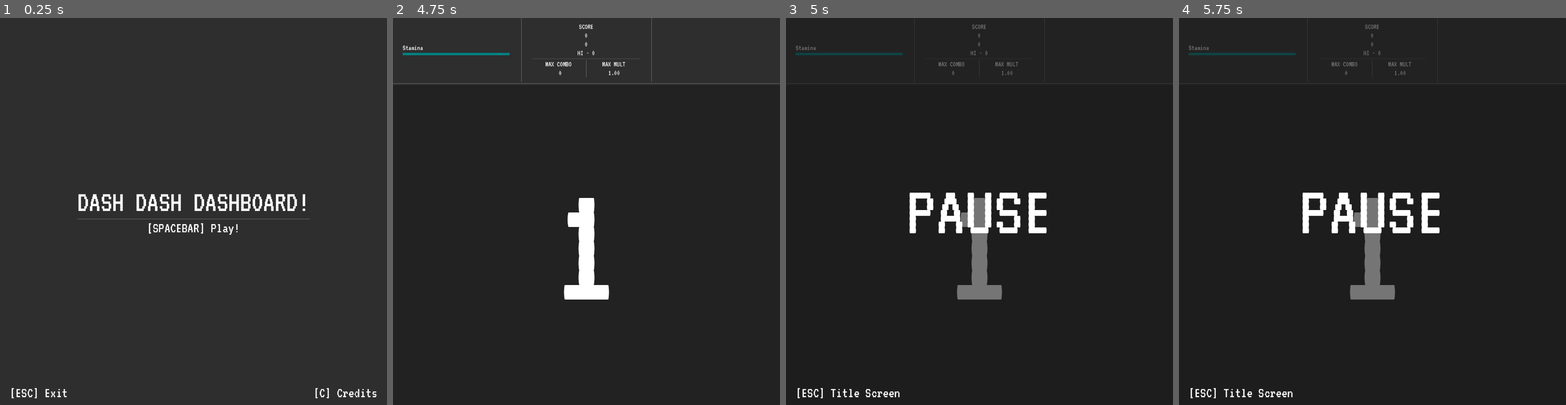
Above: before the commit, frames 1-4 (left to right).
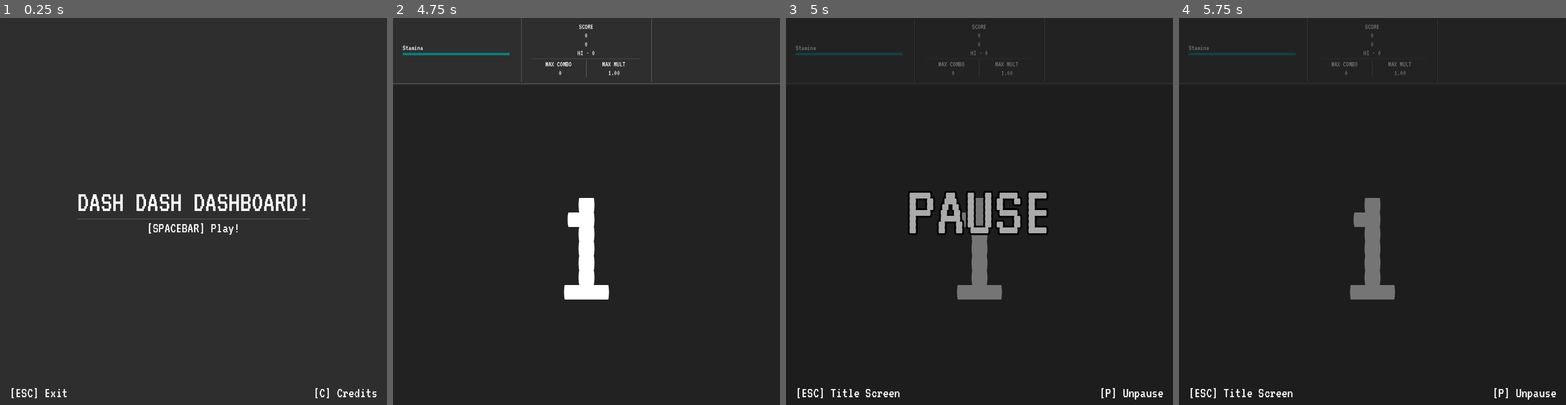
Above: after the commit, the same moments.

Repository: pyramid-seph/dash_dash_dashboard
Game: Godot game, scene res://scenes/Game.tscn
The game is run twice, just before and just after one commit, with the same random seed, the same clock (stepped at 60 frames per second) and the same inputs.
Inputs:
- Up to frame 1 (0.25 s): no input
- Up to frame 2 (4.75 s): tap Enter at 0.5 s; hold Space (accept) 0.53-1.28 s; tap Space (accept) at 1.35, 2, 2.3, 2.75, 2.85, 3.5, 4.55 s; hold C (show_credits) 2.03-2.78 s; hold Space (accept) 3.53-4.28 s; tap Escape (cancel) at 4.15 s; tap C (show_credits) at 4.35 s
- Up to frame 3 (5 s): tap P (pause) at 4.9 s
- Up to frame 4 (5.75 s): hold Space (accept) from 5.03 s (still down)

Frames 1-2 are identical in both runs. In frame 3, 2.9% of the frame differs, in the area x 31-98%, y 44-99%; in frame 4, 1.9%.

Commit message:
Animate pause screen

Diff:
--- a/scenes/GameplayGui.tscn
+++ b/scenes/GameplayGui.tscn
@@ -21,6 +21,7 @@
 [ext_resource type="AudioStream" uid="uid://bck3jyehordkk" path="res://assets/sfx/tick.wav" id="17_2qlkh"]
 [ext_resource type="AudioStream" uid="uid://q0k7b2htu8oa" path="res://assets/sfx/bang.wav" id="18_xal8g"]
 [ext_resource type="AudioStream" uid="uid://bwq1c36gcxfgs" path="res://assets/sfx/pew.wav" id="19_0kxr8"]
+[ext_resource type="Script" path="res://scenes/PausePanel.gd" id="20_msmmv"]
 
 [node name="GameplayGui" type="Control"]
 layout_mode = 3
@@ -34,7 +35,6 @@
 
 [node name="TitleScreen" type="PanelContainer" parent="."]
 visible = false
-layout_mode = 1
 anchors_preset = 15
 anchor_right = 1.0
 anchor_bottom = 1.0
@@ -42,48 +42,65 @@
 grow_vertical = 2
 
 [node name="MarginContainer" type="MarginContainer" parent="TitleScreen"]
-layout_mode = 2
+offset_right = 1280.0
+offset_bottom = 1280.0
 theme_override_constants/margin_left = 32
 theme_override_constants/margin_top = 16
 theme_override_constants/margin_right = 32
 theme_override_constants/margin_bottom = 16
 
 [node name="CenterContainer" type="CenterContainer" parent="TitleScreen/MarginContainer"]
-layout_mode = 2
+offset_left = 32.0
+offset_top = 16.0
+offset_right = 1248.0
+offset_bottom = 1264.0
 
 [node name="VBoxContainer" type="VBoxContainer" parent="TitleScreen/MarginContainer/CenterContainer"]
-layout_mode = 2
+offset_left = 228.0
+offset_top = 542.0
+offset_right = 988.0
+offset_bottom = 706.0
 
 [node name="TitleLabel" type="Label" parent="TitleScreen/MarginContainer/CenterContainer/VBoxContainer"]
-layout_mode = 2
+offset_right = 760.0
+offset_bottom = 100.0
 theme_override_font_sizes/font_size = 96
 text = "DASH DASH DASHBOARD!"
 horizontal_alignment = 1
 
 [node name="HSeparator" type="HSeparator" parent="TitleScreen/MarginContainer/CenterContainer/VBoxContainer"]
-layout_mode = 2
+offset_top = 104.0
+offset_right = 760.0
+offset_bottom = 108.0
 
 [node name="PlayLabel" type="Label" parent="TitleScreen/MarginContainer/CenterContainer/VBoxContainer"]
-layout_mode = 2
+offset_top = 112.0
+offset_right = 760.0
+offset_bottom = 164.0
 text = "[SPACEBAR] Play!"
 horizontal_alignment = 1
 
 [node name="ExitLabel" type="Label" parent="TitleScreen/MarginContainer"]
-layout_mode = 2
+offset_left = 32.0
+offset_top = 1212.0
+offset_right = 222.0
+offset_bottom = 1264.0
 size_flags_horizontal = 0
 size_flags_vertical = 8
 text = "[ESC] Exit"
 script = ExtResource("3_0p3qk")
 
 [node name="CreditsRollLabel" type="Label" parent="TitleScreen/MarginContainer"]
-layout_mode = 2
+offset_left = 1039.0
+offset_top = 1212.0
+offset_right = 1248.0
+offset_bottom = 1264.0
 size_flags_horizontal = 8
 size_flags_vertical = 8
 text = "[C] Credits"
 
 [node name="GameContainer" type="PanelContainer" parent="."]
 visible = false
-layout_mode = 1
 anchors_preset = 15
 anchor_right = 1.0
 anchor_bottom = 1.0
@@ -91,15 +108,12 @@
 grow_vertical = 2
 
 [node name="VBoxContainer" type="VBoxContainer" parent="GameContainer"]
-layout_mode = 2
 
 [node name="HUD" type="HBoxContainer" parent="GameContainer/VBoxContainer"]
-layout_mode = 2
 size_flags_vertical = 0
 alignment = 1
 
 [node name="MarginContainer" type="MarginContainer" parent="GameContainer/VBoxContainer/HUD"]
-layout_mode = 2
 size_flags_horizontal = 3
 theme_override_constants/margin_left = 32
 theme_override_constants/margin_top = 16
@@ -108,14 +122,15 @@
 
 [node name="StaminaTimer" parent="GameContainer/VBoxContainer/HUD/MarginContainer" instance=ExtResource("2_0eg3r")]
 unique_name_in_owner = true
-layout_mode = 2
+offset_left = 32.0
+offset_top = 16.0
+offset_right = 102.0
+offset_bottom = 56.0
 size_flags_horizontal = 3
 
 [node name="VSeparator" type="VSeparator" parent="GameContainer/VBoxContainer/HUD"]
-layout_mode = 2
 
 [node name="MarginContainer2" type="MarginContainer" parent="GameContainer/VBoxContainer/HUD"]
-layout_mode = 2
 size_flags_horizontal = 3
 theme_override_constants/margin_left = 32
 theme_override_constants/margin_top = 16
@@ -124,14 +139,15 @@
 
 [node name="ScorePanel" parent="GameContainer/VBoxContainer/HUD/MarginContainer2" instance=ExtResource("3_6jtmv")]
 unique_name_in_owner = true
-layout_mode = 2
+offset_left = 32.0
+offset_top = 16.0
+offset_right = 214.0
+offset_bottom = 212.0
 size_flags_horizontal = 3
 
 [node name="VSeparator2" type="VSeparator" parent="GameContainer/VBoxContainer/HUD"]
-layout_mode = 2
 
 [node name="MarginContainer3" type="MarginContainer" parent="GameContainer/VBoxContainer/HUD"]
-layout_mode = 2
 size_flags_horizontal = 3
 theme_override_constants/margin_left = 32
 theme_override_constants/margin_top = 16
@@ -140,26 +156,27 @@
 
 [node name="RequestComboCounter" parent="GameContainer/VBoxContainer/HUD/MarginContainer3" instance=ExtResource("3_fqvos")]
 unique_name_in_owner = true
-layout_mode = 2
+anchors_preset = 0
+anchor_right = 0.0
+offset_left = 32.0
+offset_top = -20.0
+offset_right = 32.0
+offset_bottom = 52.0
 size_flags_horizontal = 3
 size_flags_vertical = 4
 
 [node name="HSeparator" type="HSeparator" parent="GameContainer/VBoxContainer"]
-layout_mode = 2
 
 [node name="Control" type="PanelContainer" parent="GameContainer/VBoxContainer"]
-layout_mode = 2
 size_flags_vertical = 3
 
 [node name="ChallengeContainer" type="VBoxContainer" parent="GameContainer/VBoxContainer/Control"]
 unique_name_in_owner = true
 visible = false
-layout_mode = 2
 size_flags_horizontal = 3
 
 [node name="ChallengeTabs" type="TabContainer" parent="GameContainer/VBoxContainer/Control/ChallengeContainer"]
 unique_name_in_owner = true
-layout_mode = 2
 size_flags_horizontal = 3
 size_flags_vertical = 3
 theme_override_font_sizes/font_size = 64
@@ -168,12 +185,14 @@
 
 [node name="UserDataTab" type="HBoxContainer" parent="GameContainer/VBoxContainer/Control/ChallengeContainer/ChallengeTabs"]
 unique_name_in_owner = true
-layout_mode = 2
+anchors_preset = 15
+anchor_right = 1.0
+anchor_bottom = 1.0
+offset_top = 73.0
 script = ExtResource("3_g15n0")
 title = "User provided data"
 
 [node name="MarginContainer" type="MarginContainer" parent="GameContainer/VBoxContainer/Control/ChallengeContainer/ChallengeTabs/UserDataTab"]
-layout_mode = 2
 size_flags_horizontal = 3
 theme_override_constants/margin_left = 32
 theme_override_constants/margin_top = 16
@@ -181,34 +200,32 @@
 theme_override_constants/margin_bottom = 16
 
 [node name="VBoxContainer" type="VBoxContainer" parent="GameContainer/VBoxContainer/Control/ChallengeContainer/ChallengeTabs/UserDataTab/MarginContainer"]
-layout_mode = 2
+offset_left = 32.0
+offset_top = 16.0
+offset_right = 396.0
+offset_bottom = 172.0
 
 [node name="FullName" type="Label" parent="GameContainer/VBoxContainer/Control/ChallengeContainer/ChallengeTabs/UserDataTab/MarginContainer/VBoxContainer"]
-layout_mode = 2
 size_flags_vertical = 6
 theme_override_font_sizes/font_size = 32
 text = "Name: My othercool full name"
 
 [node name="Age" type="Label" parent="GameContainer/VBoxContainer/Control/ChallengeContainer/ChallengeTabs/UserDataTab/MarginContainer/VBoxContainer"]
-layout_mode = 2
 size_flags_vertical = 6
 theme_override_font_sizes/font_size = 32
 text = "Age: My Cool Age"
 
 [node name="Address" type="Label" parent="GameContainer/VBoxContainer/Control/ChallengeContainer/ChallengeTabs/UserDataTab/MarginContainer/VBoxContainer"]
-layout_mode = 2
 size_flags_vertical = 6
 theme_override_font_sizes/font_size = 32
 text = "Address My Cool Address"
 
 [node name="Curp" type="Label" parent="GameContainer/VBoxContainer/Control/ChallengeContainer/ChallengeTabs/UserDataTab/MarginContainer/VBoxContainer"]
-layout_mode = 2
 size_flags_vertical = 6
 theme_override_font_sizes/font_size = 32
 text = "Address My Cool Address"
 
 [node name="MarginContainer2" type="MarginContainer" parent="GameContainer/VBoxContainer/Control/ChallengeContainer/ChallengeTabs/UserDataTab"]
-layout_mode = 2
 size_flags_horizontal = 3
 theme_override_constants/margin_left = 32
 theme_override_constants/margin_top = 16
@@ -216,31 +233,33 @@
 theme_override_constants/margin_bottom = 16
 
 [node name="PersonImage" parent="GameContainer/VBoxContainer/Control/ChallengeContainer/ChallengeTabs/UserDataTab/MarginContainer2" instance=ExtResource("3_vdsu5")]
-layout_mode = 2
+anchors_preset = 0
+anchor_right = 0.0
+anchor_bottom = 0.0
+offset_left = 32.0
+offset_top = 16.0
+offset_right = 512.0
+offset_bottom = 496.0
 size_flags_horizontal = 3
 size_flags_vertical = 1
 
 [node name="ProofOfLifeTab" type="VBoxContainer" parent="GameContainer/VBoxContainer/Control/ChallengeContainer/ChallengeTabs"]
 unique_name_in_owner = true
 visible = false
-layout_mode = 2
 script = ExtResource("4_1il7u")
 title = "Life proof data"
 
 [node name="PersonImage" parent="GameContainer/VBoxContainer/Control/ChallengeContainer/ChallengeTabs/ProofOfLifeTab" instance=ExtResource("3_vdsu5")]
-layout_mode = 2
 size_flags_horizontal = 1
 size_flags_vertical = 3
 
 [node name="CurpQueryTab" type="HBoxContainer" parent="GameContainer/VBoxContainer/Control/ChallengeContainer/ChallengeTabs"]
 unique_name_in_owner = true
 visible = false
-layout_mode = 2
 script = ExtResource("2_kph81")
 title = "XCrash data"
 
 [node name="MarginContainer" type="MarginContainer" parent="GameContainer/VBoxContainer/Control/ChallengeContainer/ChallengeTabs/CurpQueryTab"]
-layout_mode = 2
 size_flags_horizontal = 3
 theme_override_constants/margin_left = 32
 theme_override_constants/margin_top = 16
@@ -248,43 +267,39 @@
 theme_override_constants/margin_bottom = 16
 
 [node name="VBoxContainer" type="VBoxContainer" parent="GameContainer/VBoxContainer/Control/ChallengeContainer/ChallengeTabs/CurpQueryTab/MarginContainer"]
-layout_mode = 2
+offset_left = 32.0
+offset_top = 16.0
+offset_right = 396.0
+offset_bottom = 172.0
 
 [node name="FullName" type="Label" parent="GameContainer/VBoxContainer/Control/ChallengeContainer/ChallengeTabs/CurpQueryTab/MarginContainer/VBoxContainer"]
-layout_mode = 2
 size_flags_vertical = 6
 theme_override_font_sizes/font_size = 32
 text = "Name: My othercool full name"
 
 [node name="Age" type="Label" parent="GameContainer/VBoxContainer/Control/ChallengeContainer/ChallengeTabs/CurpQueryTab/MarginContainer/VBoxContainer"]
-layout_mode = 2
 size_flags_vertical = 6
 theme_override_font_sizes/font_size = 32
 text = "Age: My Cool Age"
 
 [node name="Address" type="Label" parent="GameContainer/VBoxContainer/Control/ChallengeContainer/ChallengeTabs/CurpQueryTab/MarginContainer/VBoxContainer"]
-layout_mode = 2
 size_flags_vertical = 6
 theme_override_font_sizes/font_size = 32
 text = "Address My Cool Address"
 
 [node name="Curp" type="Label" parent="GameContainer/VBoxContainer/Control/ChallengeContainer/ChallengeTabs/CurpQueryTab/MarginContainer/VBoxContainer"]
-layout_mode = 2
 size_flags_vertical = 6
 theme_override_font_sizes/font_size = 32
 text = "Address My Cool Address"
 
 [node name="CommitmentButtons" type="HBoxContainer" parent="GameContainer/VBoxContainer/Control/ChallengeContainer"]
-layout_mode = 2
 
 [node name="RejectButton" type="Button" parent="GameContainer/VBoxContainer/Control/ChallengeContainer/CommitmentButtons"]
-layout_mode = 2
 size_flags_horizontal = 3
 theme_override_font_sizes/font_size = 112
 text = "Reject"
 
 [node name="AcceptButton" type="Button" parent="GameContainer/VBoxContainer/Control/ChallengeContainer/CommitmentButtons"]
-layout_mode = 2
 size_flags_horizontal = 3
 theme_override_font_sizes/font_size = 112
 text = "Accept
@@ -293,17 +308,16 @@
 [node name="LoadingNextChallenge" type="CenterContainer" parent="GameContainer/VBoxContainer/Control"]
 unique_name_in_owner = true
 visible = false
-layout_mode = 2
 script = ExtResource("11_cex2j")
 correct_guess_sfx = ExtResource("12_vrfav")
 wrong_guess_sfx = ExtResource("13_wrg3o")
 
 [node name="VBoxContainer" type="VBoxContainer" parent="GameContainer/VBoxContainer/Control/LoadingNextChallenge"]
-layout_mode = 2
+offset_right = 171.0
+offset_bottom = 64.0
 
 [node name="ResultLabel" type="Label" parent="GameContainer/VBoxContainer/Control/LoadingNextChallenge/VBoxContainer"]
 unique_name_in_owner = true
-layout_mode = 2
 size_flags_horizontal = 4
 text = "Ready?..."
 horizontal_alignment = 1
@@ -311,7 +325,6 @@
 [node name="TimerBar" parent="GameContainer/VBoxContainer/Control/LoadingNextChallenge/VBoxContainer" instance=ExtResource("11_xp18w")]
 unique_name_in_owner = true
 custom_minimum_size = Vector2(100, 8)
-layout_mode = 2
 size_flags_horizontal = 4
 step = 0.0
 value = 100.0
@@ -325,13 +338,13 @@
 [node name="StartDelayContainer" type="CenterContainer" parent="GameContainer/VBoxContainer/Control"]
 unique_name_in_owner = true
 visible = false
-layout_mode = 2
 script = ExtResource("13_vkelh")
 tick_sfx = ExtResource("17_2qlkh")
 bang_sfx = ExtResource("18_xal8g")
 
 [node name="DelayLabel" type="Label" parent="GameContainer/VBoxContainer/Control/StartDelayContainer"]
-layout_mode = 2
+offset_right = 240.0
+offset_bottom = 603.0
 theme_override_font_sizes/font_size = 600
 text = "3"
 
@@ -341,37 +354,57 @@
 [node name="PausePanel" type="PanelContainer" parent="."]
 process_mode = 3
 visible = false
-layout_mode = 1
-anchors_preset = 15
-anchor_right = 1.0
-anchor_bottom = 1.0
-grow_horizontal = 2
-grow_vertical = 2
+anchors_preset = 15
+anchor_right = 1.0
+anchor_bottom = 1.0
+grow_horizontal = 2
+grow_vertical = 2
+script = ExtResource("20_msmmv")
 
 [node name="MarginContainer" type="MarginContainer" parent="PausePanel"]
-layout_mode = 2
-theme_override_constants/margin_left = 32
-theme_override_constants/margin_top = 16
-theme_override_constants/margin_right = 32
-theme_override_constants/margin_bottom = 16
-
-[node name="Pause" type="Label" parent="PausePanel/MarginContainer"]
-layout_mode = 2
+theme_override_constants/margin_left = 32
+theme_override_constants/margin_top = 16
+theme_override_constants/margin_right = 32
+theme_override_constants/margin_bottom = 16
+
+[node name="PauseLabel" type="Label" parent="PausePanel/MarginContainer"]
+unique_name_in_owner = true
+offset_left = 32.0
+offset_top = 16.0
+offset_right = 512.0
+offset_bottom = 259.0
+theme_override_colors/font_color = Color(0.666667, 0.666667, 0.666667, 1)
+theme_override_colors/font_shadow_color = Color(0, 0, 0, 1)
+theme_override_colors/font_outline_color = Color(0, 0, 0, 1)
+theme_override_constants/outline_size = 24
 theme_override_font_sizes/font_size = 240
 text = "PAUSE"
 horizontal_alignment = 1
 vertical_alignment = 1
 
-[node name="Exit" type="Label" parent="PausePanel/MarginContainer"]
-layout_mode = 2
+[node name="ExitLabel" type="Label" parent="PausePanel/MarginContainer"]
+offset_left = 32.0
+offset_top = 207.0
+offset_right = 374.0
+offset_bottom = 259.0
 size_flags_horizontal = 0
 size_flags_vertical = 8
 text = "[ESC] Title Screen"
+
+[node name="ContinueLabel" type="Label" parent="PausePanel/MarginContainer"]
+offset_left = 303.0
+offset_top = 207.0
+offset_right = 512.0
+offset_bottom = 259.0
+size_flags_horizontal = 8
+size_flags_vertical = 8
+text = "[P] Unpause"
+
+[node name="Timer" type="Timer" parent="PausePanel"]
 
 [node name="GameOverResults" type="PanelContainer" parent="."]
 process_mode = 3
 visible = false
-layout_mode = 1
 anchors_preset = 15
 anchor_right = 1.0
 anchor_bottom = 1.0
@@ -381,19 +414,20 @@
 stamina_depleted_sfx = ExtResource("19_0kxr8")
 
 [node name="MarginContainer" type="MarginContainer" parent="GameOverResults"]
-layout_mode = 2
 theme_override_constants/margin_left = 32
 theme_override_constants/margin_top = 16
 theme_override_constants/margin_right = 32
 theme_override_constants/margin_bottom = 16
 
 [node name="VBoxContainer" type="VBoxContainer" parent="GameOverResults/MarginContainer"]
-layout_mode = 2
+offset_left = 32.0
+offset_top = 16.0
+offset_right = 792.0
+offset_bottom = 340.0
 size_flags_horizontal = 4
 size_flags_vertical = 4
 
 [node name="GameOver" type="Label" parent="GameOverResults/MarginContainer/VBoxContainer"]
-layout_mode = 2
 theme_override_font_sizes/font_size = 96
 text = "IT'S GAME OVER, MAN!"
 horizontal_alignment = 1
@@ -401,39 +435,40 @@
 
 [node name="MaxCombo" type="Label" parent="GameOverResults/MarginContainer/VBoxContainer"]
 unique_name_in_owner = true
-layout_mode = 2
 text = "100"
 
 [node name="MaxMultiplier" type="Label" parent="GameOverResults/MarginContainer/VBoxContainer"]
 unique_name_in_owner = true
-layout_mode = 2
 text = "1.50"
 
 [node name="BonusPoints" type="Label" parent="GameOverResults/MarginContainer/VBoxContainer"]
 unique_name_in_owner = true
-layout_mode = 2
 text = "Bonus! 999"
 
 [node name="TotalScore" type="Label" parent="GameOverResults/MarginContainer/VBoxContainer"]
 unique_name_in_owner = true
-layout_mode = 2
 text = "99999"
 
 [node name="TryAgainLabel" type="Label" parent="GameOverResults/MarginContainer"]
-layout_mode = 2
+offset_left = 393.0
+offset_top = 288.0
+offset_right = 792.0
+offset_bottom = 340.0
 size_flags_horizontal = 8
 size_flags_vertical = 8
 text = "[SPACEBAR] Try again!"
 
 [node name="ToTitleScreenLabel" type="Label" parent="GameOverResults/MarginContainer"]
-layout_mode = 2
+offset_left = 32.0
+offset_top = 288.0
+offset_right = 374.0
+offset_bottom = 340.0
 size_flags_horizontal = 0
 size_flags_vertical = 8
 text = "[ESC] Title screen"
 
 [node name="QuotePanel" type="PanelContainer" parent="."]
 visible = false
-layout_mode = 1
 anchors_preset = 15
 anchor_right = 1.0
 anchor_bottom = 1.0
@@ -441,14 +476,16 @@
 grow_vertical = 2
 
 [node name="MarginContainer" type="MarginContainer" parent="QuotePanel"]
-layout_mode = 2
 theme_override_constants/margin_left = 32
 theme_override_constants/margin_top = 16
 theme_override_constants/margin_right = 32
 theme_override_constants/margin_bottom = 16
 
 [node name="Label" type="RichTextLabel" parent="QuotePanel/MarginContainer"]
-layout_mode = 2
+offset_left = 32.0
+offset_top = 16.0
+offset_right = 431.0
+offset_bottom = 294.0
 size_flags_vertical = 4
 bbcode_enabled = true
 text = "[p align=center][font size=48]\"Playing a game is the voluntary attempt to overcome unnecessary obstacles.\"[/font][/p]
@@ -456,14 +493,16 @@
 fit_content_height = true
 
 [node name="StartGameLabel" type="Label" parent="QuotePanel/MarginContainer"]
-layout_mode = 2
+offset_left = 32.0
+offset_top = 242.0
+offset_right = 431.0
+offset_bottom = 294.0
 size_flags_horizontal = 8
 size_flags_vertical = 8
 text = "[SPACEBAR] Start game"
 
 [node name="IntructionsPanel" type="PanelContainer" parent="."]
 visible = false
-layout_mode = 1
 anchors_preset = 15
 anchor_right = 1.0
 anchor_bottom = 1.0
@@ -471,14 +510,16 @@
 grow_vertical = 2
 
 [node name="MarginContainer" type="MarginContainer" parent="IntructionsPanel"]
-layout_mode = 2
 theme_override_constants/margin_left = 32
 theme_override_constants/margin_top = 16
 theme_override_constants/margin_right = 32
 theme_override_constants/margin_bottom = 16
 
 [node name="Label" type="RichTextLabel" parent="IntructionsPanel/MarginContainer"]
-layout_mode = 2
+offset_left = 32.0
+offset_top = 16.0
+offset_right = 279.0
+offset_bottom = 68.0
 bbcode_enabled = true
 text = "[p align=center][font size=80]Instructions:[/font][/p]
 [font size=48]
@@ -498,14 +539,16 @@
 [/font]"
 
 [node name="ExitLabel" type="Label" parent="IntructionsPanel/MarginContainer"]
-layout_mode = 2
+offset_left = 32.0
+offset_top = 16.0
+offset_right = 279.0
+offset_bottom = 68.0
 size_flags_horizontal = 8
 size_flags_vertical = 8
 text = "[SPACEBAR] OK"
 
 [node name="CreditsContainer" type="PanelContainer" parent="."]
 visible = false
-layout_mode = 1
 anchors_preset = 15
 anchor_right = 1.0
 anchor_bottom = 1.0
@@ -513,14 +556,18 @@
 grow_vertical = 2
 
 [node name="MarginContainer" type="MarginContainer" parent="CreditsContainer"]
-layout_mode = 2
+offset_right = 1280.0
+offset_bottom = 1280.0
 theme_override_constants/margin_left = 32
 theme_override_constants/margin_top = 16
 theme_override_constants/margin_right = 32
 theme_override_constants/margin_bottom = 16
 
 [node name="RichTextLabel" type="RichTextLabel" parent="CreditsContainer/MarginContainer"]
-layout_mode = 2
+offset_left = 32.0
+offset_top = 16.0
+offset_right = 1248.0
+offset_bottom = 1264.0
 bbcode_enabled = true
 text = "[p align=center][font size=64]— Credits —[/font][/p]
 
@@ -547,7 +594,10 @@
 shortcut_keys_enabled = false
 
 [node name="StartGameLabel" type="Label" parent="CreditsContainer/MarginContainer"]
-layout_mode = 2
+offset_left = 32.0
+offset_top = 1212.0
+offset_right = 374.0
+offset_bottom = 1264.0
 size_flags_horizontal = 0
 size_flags_vertical = 8
 text = "[ESC] Title Screen"
@@ -557,3 +607,5 @@
 [connection signal="timeout" from="GameContainer/VBoxContainer/Control/LoadingNextChallenge" to="." method="_on_loading_next_challenge_timeout"]
 [connection signal="timeout" from="GameContainer/VBoxContainer/Control/LoadingNextChallenge/VBoxContainer/TimerBar" to="GameContainer/VBoxContainer/Control/LoadingNextChallenge" method="_on_timer_bar_timeout"]
 [connection signal="timeout" from="GameContainer/VBoxContainer/Control/StartDelayContainer/DelayLabel/Timer" to="GameContainer/VBoxContainer/Control/StartDelayContainer" method="_on_timer_timeout"]
+[connection signal="visibility_changed" from="PausePanel" to="PausePanel" method="_on_visibility_changed"]
+[connection signal="timeout" from="PausePanel/Timer" to="PausePanel" method="_on_timer_timeout"]
--- /dev/null
+++ b/scenes/PausePanel.gd
@@ -0,0 +1,21 @@
+extends PanelContainer
+
+
+const BLINK_DURATION_SEC: float = 0.75
+
+
+@onready var pause_label := %PauseLabel as Label
+@onready var timer := $Timer as Timer
+
+
+func _on_visibility_changed():
+	if not visible:
+		timer.stop()
+		return
+
+	pause_label.visible = true
+	timer.start(BLINK_DURATION_SEC)
+
+
+func _on_timer_timeout():
+	pause_label.visible = !pause_label.visible
--- a/scenes/PauseState.gd
+++ b/scenes/PauseState.gd
@@ -8,6 +8,7 @@
 
 func _handle_input(event: InputEvent) -> void:
 	if event.is_action_pressed("pause"):
+		SfxManager.play(game.accept_sfx)
 		state_machine.revert_to_interrupted_state()
 	if event.is_action_pressed("exit"):
 		SfxManager.play(game.cancel_sfx)
Not shown: 1 places in scenes/GameplayGui.tscn that only renumber resources
